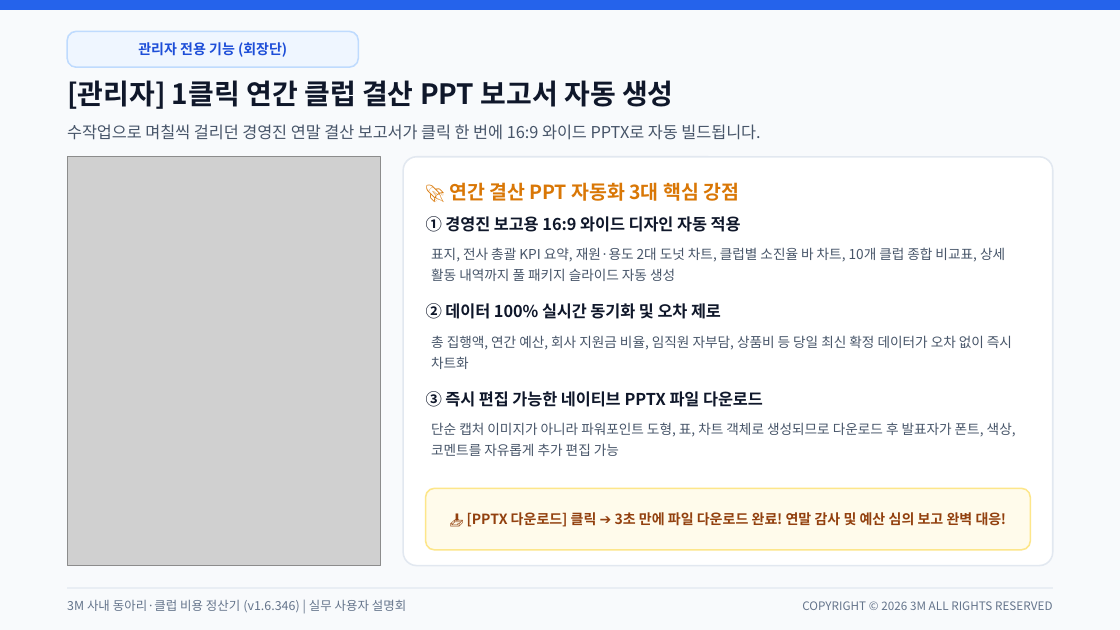
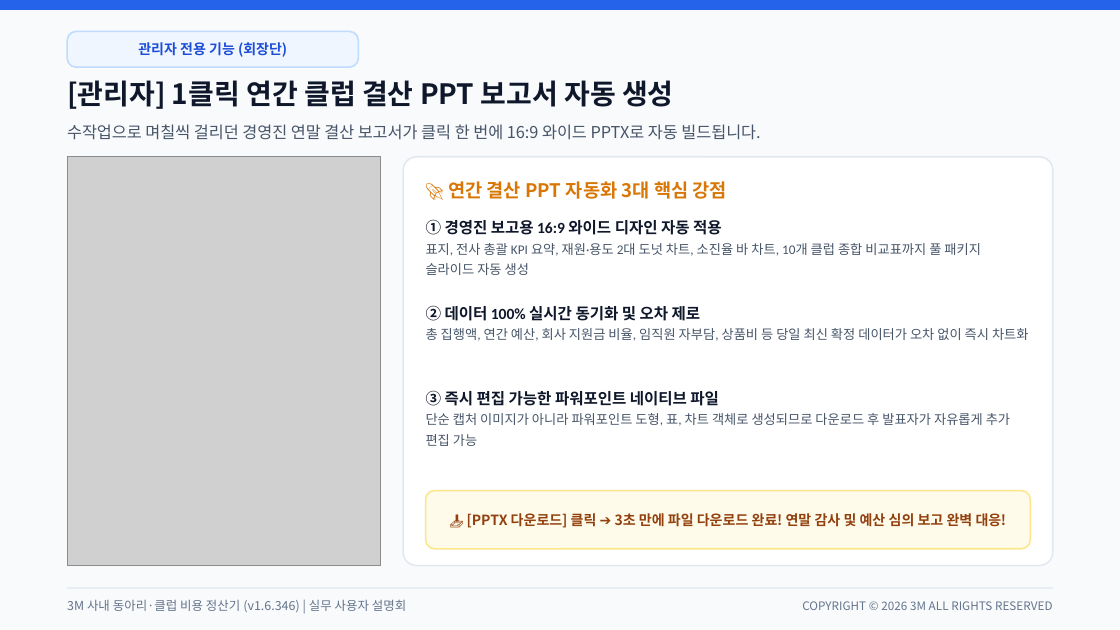
Before and after one commit to gochujangs33-dot/Club-expense, a slide deck: slide 11 of 3M_사내_클럽_비용_정산_시스템_사용_설명회.pptx. Drawn at 1120x630 pixels with LibreOffice and Linux fonts; fonts in the diff are those of the drawing; grey boxes stand for pictures. Boxes give left, top, right and bottom in pixels: in the first picture for what was removed or moved away, otherwise in the second. Text is boxed around its words. In the diff, an @@ line names an element or a change of style, - is before the commit and + after.

```diff
--- a/3M_사내_클럽_비용_정산_시스템_사용_설명회.pptx
+++ b/3M_사내_클럽_비용_정산_시스템_사용_설명회.pptx
@@ text "🚀 연간 결산 PPT 자동화 ..." at (448,181,727,199): size 12.5 to 12 pt @@
@@ text at (426,219,981,275): text changed; size 10.5 to 8.5 pt; font Noto Sans CJK KR to Calibri; text colour #0F172A to #475569; bold off @@
-① 경영진 보고용 16:9 와이드 디자인 자동 적용
+① 경영진 보고용 16:9 와이드 디자인 자동 적용
+표지, 전사 총괄 KPI 요약, 재원·용도 2대 도넛 차트, 소진율 바 차트, 10개 클럽 종합 비교표까지 풀 패키지 슬라이드 자동 생성
@@ text removed at (431,247,1005,281) @@
-표지, 전사 총괄 KPI 요약, 재원·용도 2대 도넛 차트, 클럽별 소진율 바 차트, 10개 클럽 종합 비교표, 상세 활동 내역까지 풀 패키지 슬라이드 자동 생성
@@ text at (426,305,1029,341): text changed; size 8.8 to 8.5 pt; font Noto Sans CJK KR to Calibri @@
-총 집행액, 연간 예산, 회사 지원금 비율, 임직원 자부담, 상품비 등 당일 최신 확정 데이터가 오차 없이 즉시 차트화
+② 데이터 100% 실시간 동기화 및 오차 제로
+총 집행액, 연간 예산, 회사 지원금 비율, 임직원 자부담, 상품비 등 당일 최신 확정 데이터가 오차 없이 즉시 차트화
@@ text removed at (426,303,721,319) @@
-② 데이터 100% 실시간 동기화 및 오차 제로
@@ vertical alignment middle to top in 3 elements at (426,219,981,275), (426,305,1029,341), (426,390,1010,446) @@
@@ text at (426,390,1010,446): text changed; size 8.8 to 8.5 pt; font Noto Sans CJK KR to Calibri @@
-단순 캡처 이미지가 아니라 파워포인트 도형, 표, 차트 객체로 생성되므로 다운로드 후 발표자가 폰트, 색상, 코멘트를 자유롭게 추가 편집 가능
+③ 즉시 편집 가능한 파워포인트 네이티브 파일
+단순 캡처 이미지가 아니라 파워포인트 도형, 표, 차트 객체로 생성되므로 다운로드 후 발표자가 자유롭게 추가 편집 가능
@@ text removed at (426,391,763,407) @@
-③ 즉시 편집 가능한 네이티브 PPTX 파일 다운로드
@@ rounded rectangle at (426,491,1030,549): proportions changed @@
```
Also in this commit, not shown: 9 other slides changed, 1 other file.
